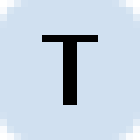
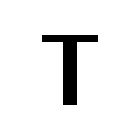
Two versions of the same layered image (140 x 140). Layer-by-layer changes:
removed layer "Background" over [0,0,140,140]
